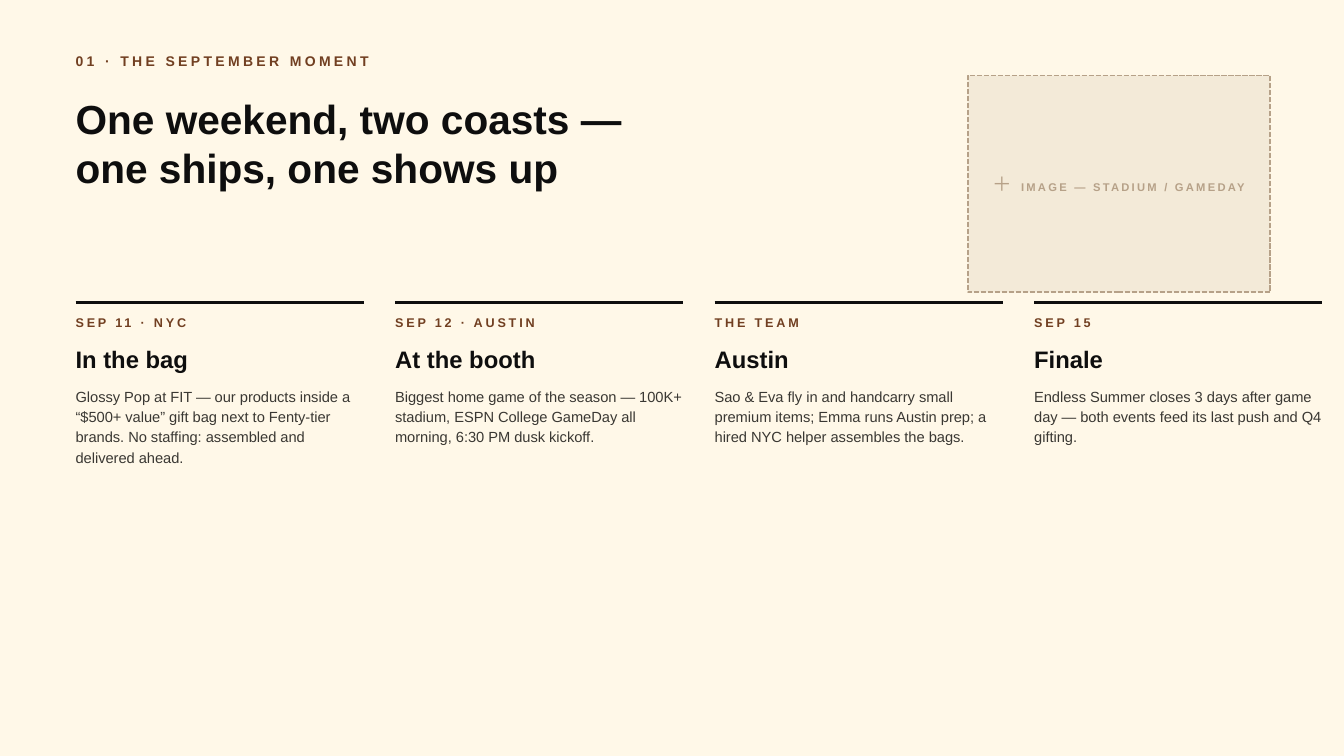
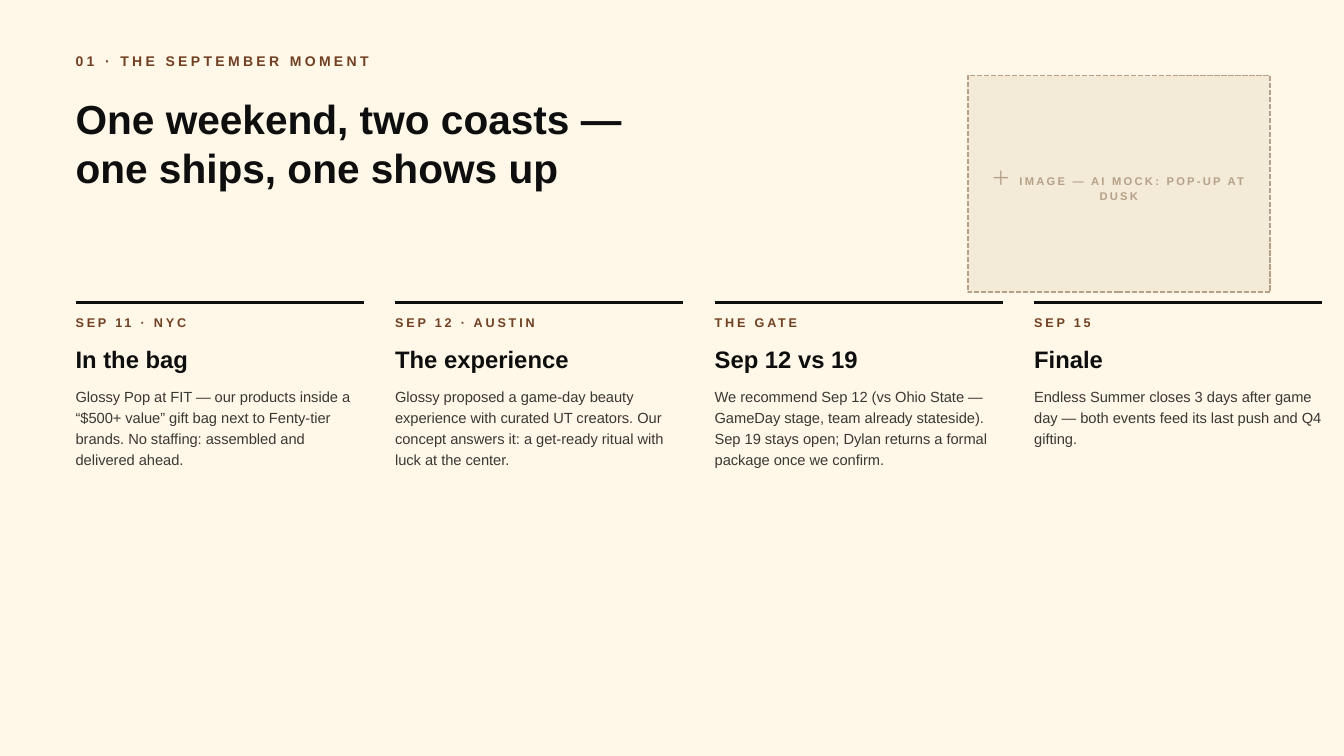
Before and after one commit to melinenguyen/cobasdaughter, a slide deck: slide 2 of glossy-gameday/glossy-september-deck.pptx. Drawn at 1344x756 pixels with LibreOffice and Linux fonts; fonts in the diff are those of the drawing. Boxes give left, top, right and bottom in pixels: in the first picture for what was removed or moved away, otherwise in the second. Text is boxed around its words. In the diff, an @@ line names an element or a change of style, - is before the commit and + after.

```diff
--- a/glossy-gameday/glossy-september-deck.pptx
+++ b/glossy-gameday/glossy-september-deck.pptx
@@ text in rectangle at <box>509,161,1244,200</box>: text changed @@
-＋ IMAGE — STADIUM / GAMEDAY
+＋ IMAGE — AI MOCK: POP-UP AT DUSK
@@ text at <box>103,350,568,373</box>: text changed @@
-At the booth
+The experience
@@ text at <box>395,350,437,369</box>: text changed @@
-THE TEAM
+THE GATE
@@ text at <box>715,351,858,373</box>: text changed @@
-Austin
+Sep 12 vs 19
@@ text "Glossy Pop at FIT — ..." at <box>76,391,350,465</box>: line spacing 1.15 to 1.18 @@
@@ text "Endless Summer closes 3 days ..." at <box>1034,391,1321,447</box>: line spacing 1.15 to 1.18 @@
@@ text at <box>395,391,664,465</box>: text changed @@
-Biggest home game of the season — 100K+ stadium, ESPN College GameDay all morning, 6:30 PM dusk kickoff.
+Glossy proposed a game-day beauty experience with curated UT creators. Our concept answers it: a get-ready ritual with luck at the center.
@@ text at <box>715,391,988,468</box>: text changed @@
-Sao & Eva fly in and handcarry small premium items; Emma runs Austin prep; a hired NYC helper assembles the bags.
+We recommend Sep 12 (vs Ohio State — GameDay stage, team already stateside). Sep 19 stays open; Dylan returns a formal package once we confirm.
```
Also in this commit, not shown: 8 other slides changed, 3 slides added, 1 slide removed, 1 other file.
